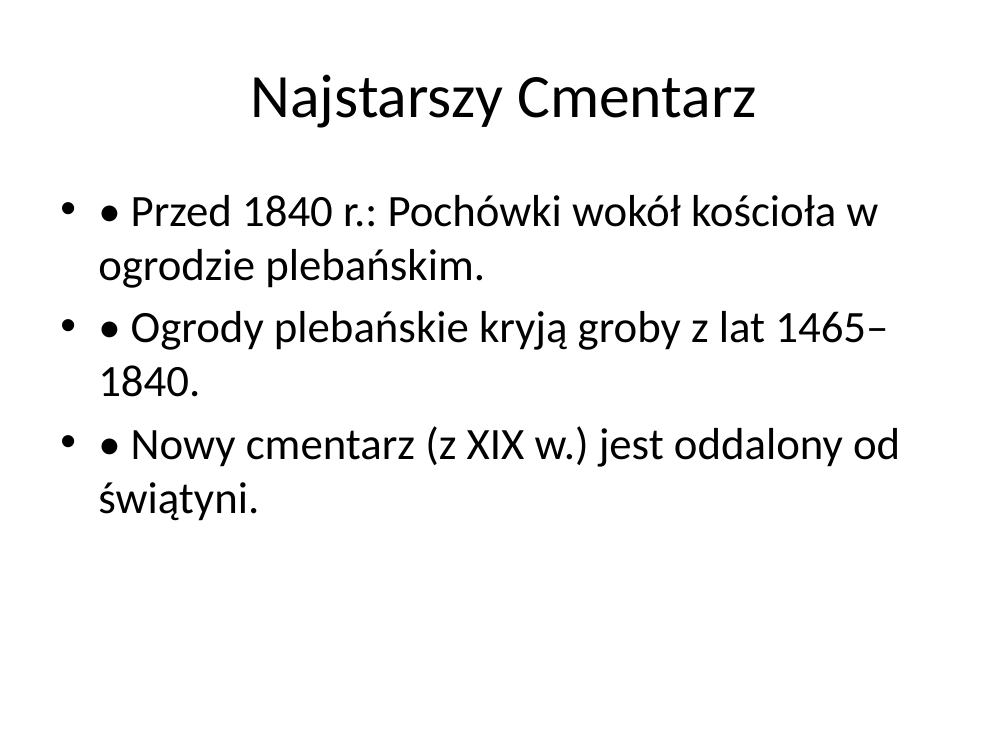
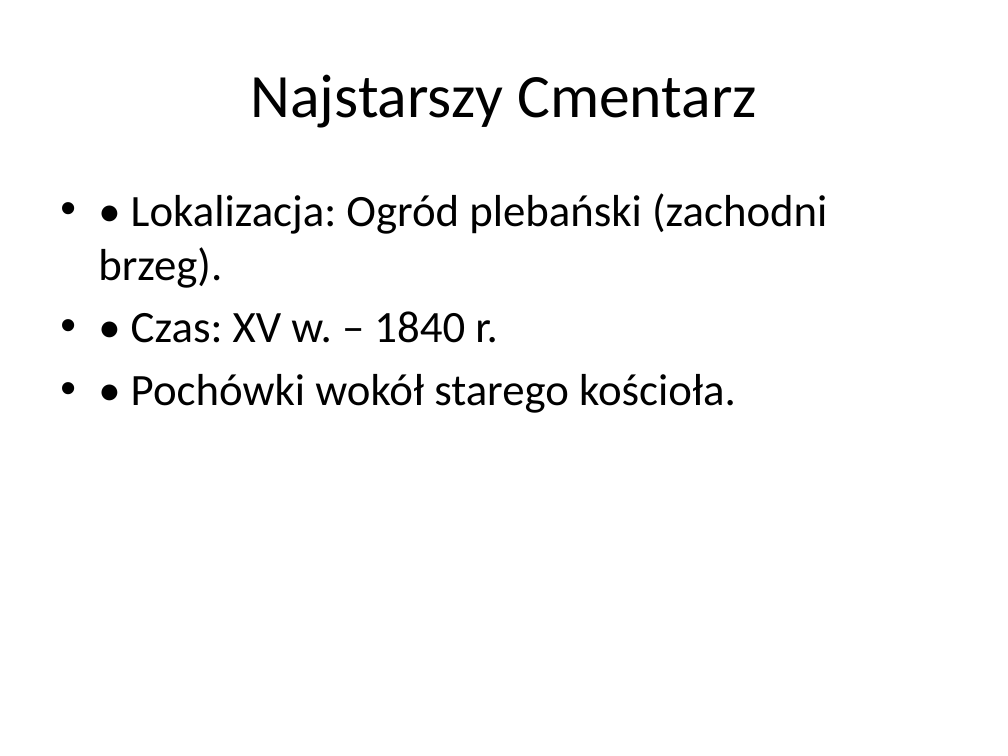
Before and after one commit to lindi2k23-eng/pustel, a slide deck: slide 4 of Analiza_Historyczno-Badawcza_Najnowszego Pustelnika170520266.pptx (slide 3 before the commit). Drawn at 1008x756 pixels with LibreOffice and Linux fonts; fonts in the diff are those of the drawing. Boxes give left, top, right and bottom in pixels: in the first picture for what was removed or moved away, otherwise in the second. Text is boxed around its words. In the diff, an @@ line names an element or a change of style, - is before the commit and + after.

```diff
--- a/Analiza_Historyczno-Badawcza_Najnowszego Pustelnika170520266.pptx
+++ b/Analiza_Historyczno-Badawcza_Najnowszego Pustelnika170520266.pptx
@@ text at [98, 193, 827, 413]: text changed @@
-• • Przed 1840 r.: Pochówki wokół kościoła w ogrodzie plebańskim.
-• • Ogrody plebańskie kryją groby z lat 1465–1840.
-• • Nowy cmentarz (z XIX w.) jest oddalony od świątyni.
+• • Lokalizacja: Ogród plebański (zachodni brzeg).
+• • Czas: XV w. – 1840 r.
+• • Pochówki wokół starego kościoła.
```
Also in this commit, not shown: 3 other slides changed, 2 slides added, 2 slides removed, 2 other files.
